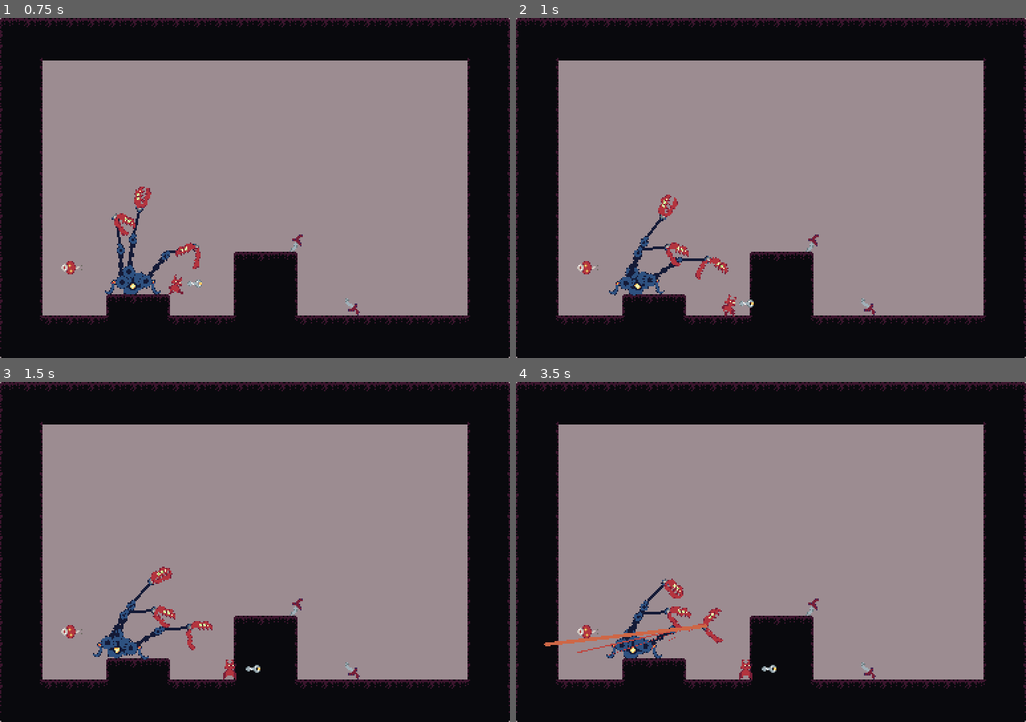
Above: before the commit, frames 1-4 (two rows, left to right).
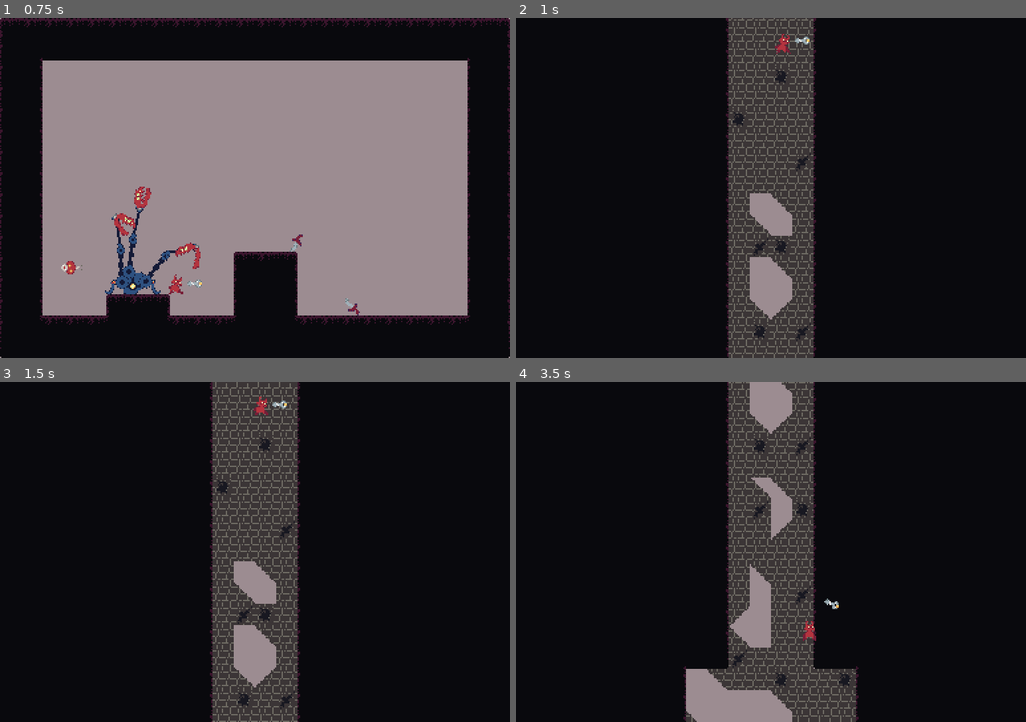
Above: after the commit, the same moments.

Repository: LordOfCheese1/project-hell
Game: Godot game, scene res://scenes/testing.tscn
Two runs of this game, one before a commit and one after it. Both use one fixed random seed, a clock stepped at 60 frames per second and the inputs below.
Inputs:
- Up to frame 1 (0.75 s): hold D (right) from 0.53 s (still down); hold E (grab) from 0.53 s (still down)
- Up to frame 2 (1 s): keep holding D (right); keep holding E (grab); tap Space (jump) at 0.77 s; tap 1 (test, bound only after the commit) at 0.8 s
- Up to frame 3 (1.5 s): keep holding D (right); release E (grab) at 1.28 s; tap 1 (test, bound only after the commit) at 1.35 s
- Up to frame 4 (3.5 s): tap Space (jump) at 1.52, 3.02 s; tap E (grab) at 1.55, 3.05 s; release D (right) at 2.03 s; hold A (left) 2.03-2.78 s; hold E (grab) 2.03-2.78 s; tap 1 (test, bound only after the commit) at 2.3 s; hold D (right) from 2.78 s (still down); tap F (use_item) at 2.85 s

Frame 1 is identical in both runs. In frame 2, 68% of the frame differs, in the area x 0-100%, y 0-100%; in frame 3, 68%; in frame 4, 69%.

Commit message:
transferring items between scenes

Diff:
--- a/project.godot
+++ b/project.godot
@@ -82,6 +82,11 @@
 , Object(InputEventMouseButton,"resource_local_to_scene":false,"resource_name":"","device":-1,"window_id":0,"alt_presse …(232 unchanged characters)…
 ]
 }
+test={
+"deadzone": 0.5,
+"events": [Object(InputEventKey,"resource_local_to_scene":false,"resource_name":"","device":-1,"window_id":0,"alt_pressed":false,"shift_pressed":false,"ctrl_pressed":false,"meta_pressed":false,"pressed":false,"keycode":0,"physical_keycode":49,"key_label":0,"unicode":49,"echo":false,"script":null)
+]
+}
 
 [rendering]
 
--- a/scenes/levels/00_hellgates.tscn
+++ b/scenes/levels/00_hellgates.tscn
@@ -77,10 +77,8 @@
 [node name="player" parent="entities" instance=ExtResource("2_1ot01")]
 position = Vector2(192, 8)
 
-[node name="items" type="Node2D" parent="."]
-
-[node name="dagger" parent="items" instance=ExtResource("4_xdqfv")]
+[node name="dagger" parent="." instance=ExtResource("4_xdqfv")]
 position = Vector2(686, 644)
 
-[node name="laser_hand" parent="items" instance=ExtResource("9_8qi1i")]
+[node name="laser_hand" parent="." instance=ExtResource("9_8qi1i")]
 position = Vector2(1033, 740)
--- a/scripts/autoloads/saved_values.gd
+++ b/scripts/autoloads/saved_values.gd
@@ -1,9 +1,59 @@
 extends Node2D
 
+var has_switched_scene = false
+
+
+func _ready():
+	pass
+
+
 # "pl" is an acronym for "player"
-
 # Values that should be kept after rebooting and scene switching may be stored here. The stored values here load when the game launches for the first time.
-var save_values = {
-	"pl_carried_items" : [],
+var values = {
+	"pl_grabbed_items" : [],
 	"pl_health" : 10.0,
 }
+
+
+func _process(delta):
+	if has_switched_scene == true:
+		has_switched_scene = false
+		if gv.player != null:
+			load_values()
+
+
+func save_values(to_file = false):
+	values["pl_grabbed_items"] = gv.player.request_grabbed_items()
+	values["pl_health"] = gv.player.hp
+
+
+func load_values(from_file = false):
+	gv.player.hp = values["pl_health"]
+	#item transferral
+	var give_to_player = []
+	for i in values["pl_grabbed_items"]:
+		if typeof(i) == TYPE_ARRAY:
+			var to_attach = []
+			for x in i:
+				var item = load(x).instantiate()
+				item.position = gv.player.position
+				get_tree().current_scene.add_child(item)
+				to_attach.append(item)
+			to_attach[1].attach_to(to_attach[0])
+			give_to_player.append(to_attach[0])
+		elif typeof(i) == TYPE_STRING:
+			var item = load(i).instantiate()
+			item.position = gv.player.position
+			get_tree().current_scene.add_child(item)
+			give_to_player.append(item)
+	for i in give_to_player:
+		gv.player.grabbed_items.append(i)
+		i.is_grabbed = true
+		i.grabbed_entity = gv.player
+
+
+func switch_scene(scene : String):
+	save_values(false)
+	has_switched_scene = true
+	gv.player = null
+	get_tree().change_scene_to_file(scene)
--- a/scripts/classes/item_class.gd
+++ b/scripts/classes/item_class.gd
@@ -28,6 +28,7 @@
 	target.has_attachment = true
 	is_attached_to = target
 	target.self_attachment = self
+	print(is_attached_to)
 	if grabbed_entity != null:
 		if grabbed_entity.grabbed_items.has(self):
 			grabbed_entity.grabbed_items.remove_at(grabbed_entity.grabbed_items.find(self))
--- a/scripts/entities/player/player.gd
+++ b/scripts/entities/player/player.gd
@@ -79,6 +79,11 @@
 		item_use_cooldown -= 1
 
 
+func _process(delta):
+	if Input.is_action_just_pressed("test"):
+		sv.switch_scene("res://scenes/levels/00_hellgates.tscn")
+
+
 func jump():
 	jump_held_for = 2
 	velocity.y = -10
@@ -112,3 +117,13 @@
 
 func _on_hitbox_has_been_hit():
 	$anim.play("hit")
+
+
+func request_grabbed_items():
+	var requested_items = []
+	for i in grabbed_items:
+		if i.self_attachment != null:
+			requested_items.append([i.scene_file_path, i.self_attachment.scene_file_path])
+		else:
+			requested_items.append(i.scene_file_path)
+	return requested_items
--- a/scripts/items/dagger.gd
+++ b/scripts/items/dagger.gd
@@ -13,7 +13,7 @@
 	item_update()
 	position += velocity * delta
 
-	if !touching_wall && grabbed_entity == null:
+	if !touching_wall && grabbed_entity == null && is_attached_to == null:
 		velocity.y += gravity_pull * delta
 		rotation_degrees += velocity.y / 10
 	else:
--- a/scripts/items/laser_hand.gd
+++ b/scripts/items/laser_hand.gd
@@ -13,7 +13,7 @@
 	item_update()
 	position += velocity * delta
 
-	if !touching_wall && grabbed_entity == null:
+	if !touching_wall && grabbed_entity == null && is_attached_to == null:
 		velocity.y += gravity_pull * delta
 		rotation_degrees += velocity.y / 10
 	else:
Binary file added: textures/cutscenes/intro_00.png
Not shown, added: textures/cutscenes/intro_00.png.import
